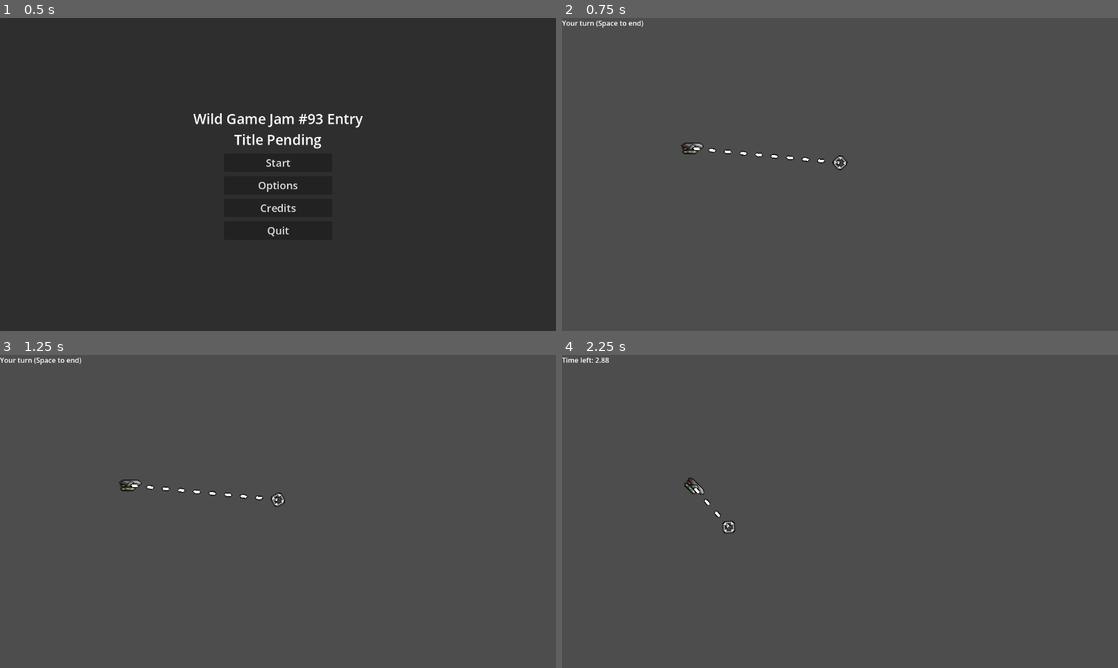
Above: before the commit, frames 1-4 (two rows, left to right).
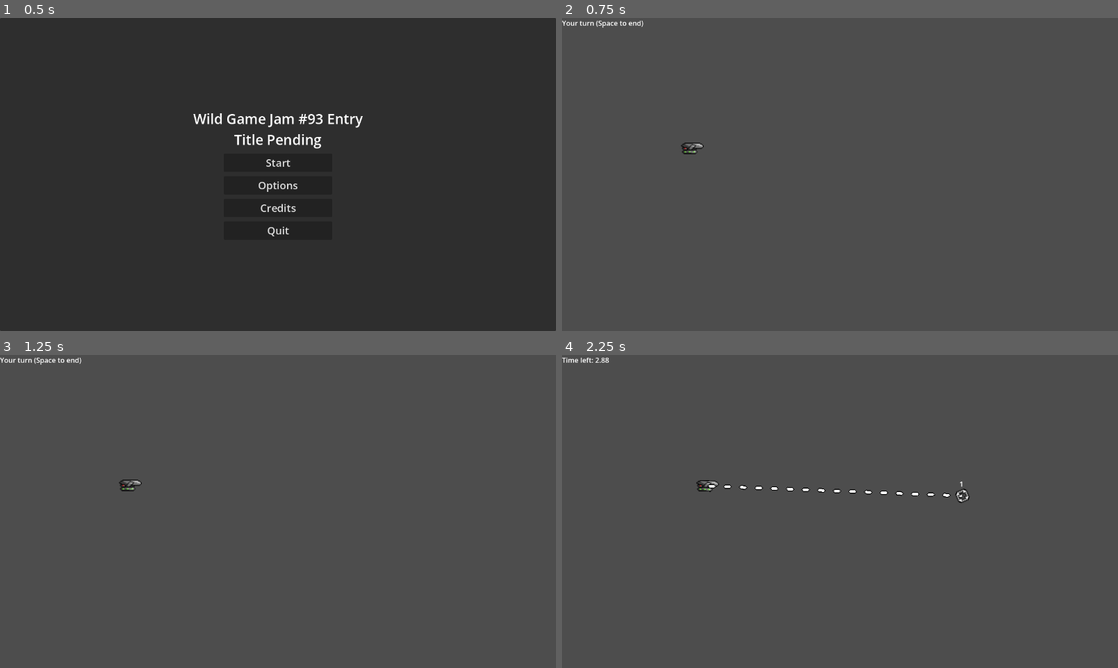
Above: after the commit, the same moments.

Repository: Sadathy/Wild-Jam-93
Game: Godot game, scene res://Scenes/main.tscn
Two runs of this game, one before a commit and one after it. Both use one fixed random seed, a clock stepped at 60 frames per second and the inputs below.
Inputs (mouse positions are in pixels of both pictures, inside the frame that each line leads up to):
- Up to frame 1 (0.5 s): no input
- Up to frame 2 (0.75 s): click "Start" at 0.5 s
- Up to frame 3 (1.25 s): no input
- Up to frame 4 (2.25 s): move the mouse to (962, 495) at 1.27 s; click (962, 495) at 1.35 s; tap Enter at 2 s; move the mouse to (728, 527) at 2.02 s; tap Space (next_turn) at 2.1 s

Frame 1 is identical in both runs. In frame 2, 0.2% of the frame differs, in the area x 23-52%, y 40-49%; in frame 3, 0.2%; in frame 4, 0.6%, in the area x 22-74%, y 39-58%.

Commit message:
Added order queue
Player can now queue up orders with left click or M, and cancel them with right-click or ctrl+z.
When the player ends their turn, the ship will attempt to follow the movements in order, removing orders as it reaches the points

Diff:
--- a/wild-jam-93-project/Scenes/UI/target_indicator.tscn
+++ b/wild-jam-93-project/Scenes/UI/target_indicator.tscn
@@ -10,3 +10,17 @@
 unique_name_in_owner = true
 scale = Vector2(3, 3)
 texture = ExtResource("1_he4w7")
+
+[node name="LabelOrder" type="Label" parent="." unique_id=1095959688]
+unique_name_in_owner = true
+anchors_preset = 7
+anchor_left = 0.5
+anchor_top = 1.0
+anchor_right = 0.5
+anchor_bottom = 1.0
+offset_left = -7.0
+offset_top = -39.0
+offset_right = 33.0
+offset_bottom = -16.0
+grow_horizontal = 2
+grow_vertical = 0
--- a/wild-jam-93-project/Scripts/Player/player_ship.gd
+++ b/wild-jam-93-project/Scripts/Player/player_ship.gd
@@ -1,62 +1,108 @@
 extends Node2D
 
-@export var speed: float = 1.0
+@export var speed: float = 5.0
+@export var DEFAULT_PLOT_COOLDOWN: float = 0.15
 
 @onready var sprite: Sprite2D = $Sprite
 
 const TARGET_INDICATOR = preload("res://Scenes/UI/target_indicator.tscn")
 const TARGET_LINE = preload("res://Scenes/UI/target_line.tscn")
 
-var target_pos: Vector2 = Vector2.ZERO
-var move_normal: Vector2 = Vector2.ZERO
-var indicators: Dictionary = {}
+var plot_cooldown = 0
 
-func _ready() -> void:
-	Global.turn_ended.connect(set_move_target)
-	indicators[1] = {
-		"indicator": TARGET_INDICATOR.instantiate(),
-		"line": TARGET_LINE.instantiate()
-		}
-	indicators[1]["line"].add_point(position, 0)
-	indicators[1]["line"].add_point(get_viewport().get_mouse_position(), 1)
-	add_sibling(indicators[1]["indicator"])
-	add_sibling(indicators[1]["line"])
+var orders: Dictionary = {}
+
+func _physics_process(_delta: float) -> void:
+	# We should only process physics during the environment turn, not the player's planning turn
+	if Global.player_turn == true or !orders.has(1):
+		return
+	var current_target = orders[1]["target"]
+	var current_origin = orders[1]["origin"]
+
+	# Face our order target
+	sprite.look_at(current_target)
+
+	# Move based on our speed towards order ID 1
+	var dir_normal = abs((current_target - current_origin).normalized())
+	print("dir_normal is: ", dir_normal)
+	position.x = move_toward(position.x, current_target.x, speed * dir_normal.x)
+	position.y = move_toward(position.y, current_target.y, speed * dir_normal.y)
+
+	# Redraw order line
+	orders[1]["line"].set_point_position(0, position)
+
+	# If we have reached order ID 1's target, remove it from the stack of order
+	if position == current_target:
+		remove_first_order()
 
 
-func _physics_process(_delta: float) -> void:
-	if Global.player_turn == true:
-		indicators[1]["indicator"].position = get_viewport().get_mouse_position()
+func _process(delta: float) -> void:
+	# We should only process here if we're in our planning turn
+	if Global.player_turn == false:
+		return
+	if plot_cooldown > 0:
+		plot_cooldown -= delta
+	if Input.is_action_just_pressed("plot") and plot_cooldown <= 0:
+		plot_cooldown = DEFAULT_PLOT_COOLDOWN
+		# Run the plot order method
+		plot_order(get_viewport().get_mouse_position())
+	if Input.is_action_just_pressed("cancel") and plot_cooldown <= 0:
+		plot_cooldown = DEFAULT_PLOT_COOLDOWN
+		remove_last_order()
 
-		indicators[1]["line"].set_point_position(0, position)
-		indicators[1]["line"].set_point_position(1, indicators[1]["indicator"].position)
+func remove_first_order() -> void:
+	# Destroy graphics for our first order
+	orders[1]["indicator"].queue_free()
+	orders[1]["line"].queue_free()
+	# Loop through and shift orders down one slot
+	for key in orders:
+		if key != orders.size():
+			orders[key] = orders[key + 1]
+			# Also update this order's label
+			orders[key]["indicator"].label_order.text = str(key)
+	# Erase the order at the end, because it's a duplicate of the one before it
+	orders.erase(orders.size())
+
+func remove_last_order() -> void:
+	if orders.size() == 0:
 		return
+	var current_id = orders.size()
+	orders[current_id]["indicator"].queue_free()
+	orders[current_id]["line"].queue_free()
+	orders.erase(current_id)
 
-	indicators[1]["indicator"].position = target_pos
-	indicators[1]["line"].set_point_position(0, position)
-	indicators[1]["line"].set_point_position(1, indicators[1]["indicator"].position)
+# Takes a target point, creates an order to that target point then returns the new order's ID
+func plot_order(order_target: Vector2) -> int:
+	var order_id = orders.size() + 1
+	var order_origin = Vector2.ZERO
+	var new_indicator: Node2D = TARGET_INDICATOR.instantiate()
+	var new_line: Line2D = TARGET_LINE.instantiate()
 
-	position.x = move_toward(position.x, target_pos.x, speed * move_normal.x)
-	position.y = move_toward(position.y, target_pos.y, speed * move_normal.y)
+	# If this is the first order, we plot it from the origin, otherwise we plot it from the last order's target
+	if order_id == 1:
+		order_origin = position
+	else:
+		order_origin = orders[order_id - 1]["target"]
 
-	# If we reached our destination, end the turn early
-	if position == target_pos:
-		Global.turn_timer -= Global.DEFAULT_TURN_DURATION
+	#plot the points for this order line
+	new_line.add_point(order_origin, 0)
+	new_line.add_point(order_target, 1)
 
-func set_move_target() -> void:
-	target_pos = get_viewport().get_mouse_position()
-	# We just make this normal so we can scale our movement in x / y relative to the angle.
-	move_normal = abs((target_pos - position).normalized())
+	#position this order indicator
+	new_indicator.position = order_target
+	new_indicator.label = str(order_id)
 
-	if target_pos.x > position.x:
-		sprite.look_at(target_pos)
-	else:
-		# Find vector from ship to mouse
-		var dir = target_pos - position
-		# Find vector from ship to new position
-		dir *= -1
-		# Find vector from origin to new position (A -> B = B - A, so our new dir is what we woudl get if we subtracted vector we want from origin -> ship
-		dir = dir + position
-		sprite.look_at(dir)
+	# Add the order to our dictionary
+	orders[order_id] = {
+		"origin": order_origin,
+		"target": order_target,
+		"indicator": new_indicator,
+		"line": new_line
+	}
 
-	# Clamp rotation a little so we don't look silly
-	sprite.rotation = clamp(sprite.rotation, deg_to_rad(-45), deg_to_rad(45))
+	add_sibling(new_indicator)
+	add_sibling(new_line)
+
+	print("Created order with ID: ", order_id)
+
+	return order_id
--- a/wild-jam-93-project/Scripts/UI/target_indicator.gd
+++ b/wild-jam-93-project/Scripts/UI/target_indicator.gd
@@ -1,8 +1,13 @@
 extends Node2D
 
 @export var rotation_speed: float = 25.0
+@export var label: String = "ID: "
 
 @onready var sprite: Sprite2D = %Sprite
+@onready var label_order: Label = %LabelOrder
+
+func _ready() -> void:
+	label_order.text = label
 
 func _physics_process(delta: float) -> void:
 		sprite.rotation += deg_to_rad(delta * rotation_speed)
--- a/wild-jam-93-project/project.godot
+++ b/wild-jam-93-project/project.godot
@@ -39,6 +39,18 @@
 "events": [Object(InputEventKey,"resource_local_to_scene":false,"resource_name":"","device":-1,"window_id":0,"alt_press …(191 unchanged characters)…
 ]
 }
+plot={
+"deadzone": 0.2,
+"events": [Object(InputEventMouseButton,"resource_local_to_scene":false,"resource_name":"","device":-1,"window_id":0,"alt_pressed":false,"shift_pressed":false,"ctrl_pressed":false,"meta_pressed":false,"button_mask":1,"position":Vector2(402, 9),"global_position":Vector2(411, 57),"factor":1.0,"button_index":1,"canceled":false,"pressed":true,"double_click":false,"script":null)
+, Object(InputEventKey,"resource_local_to_scene":false,"resource_name":"","device":-1,"window_id":0,"alt_pressed":false,"shift_pressed":false,"ctrl_pressed":false,"meta_pressed":false,"pressed":false,"keycode":0,"physical_keycode":77,"key_label":0,"unicode":109,"location":0,"echo":false,"script":null)
+]
+}
+cancel={
+"deadzone": 0.2,
+"events": [Object(InputEventMouseButton,"resource_local_to_scene":false,"resource_name":"","device":-1,"window_id":0,"alt_pressed":false,"shift_pressed":false,"ctrl_pressed":false,"meta_pressed":false,"button_mask":2,"position":Vector2(247, 9),"global_position":Vector2(256, 57),"factor":1.0,"button_index":2,"canceled":false,"pressed":true,"double_click":false,"script":null)
+, Object(InputEventKey,"resource_local_to_scene":false,"resource_name":"","device":-1,"window_id":0,"alt_pressed":false,"shift_pressed":false,"ctrl_pressed":true,"meta_pressed":false,"pressed":false,"keycode":0,"physical_keycode":90,"key_label":0,"unicode":0,"location":0,"echo":false,"script":null)
+]
+}
 
 [physics]
 
